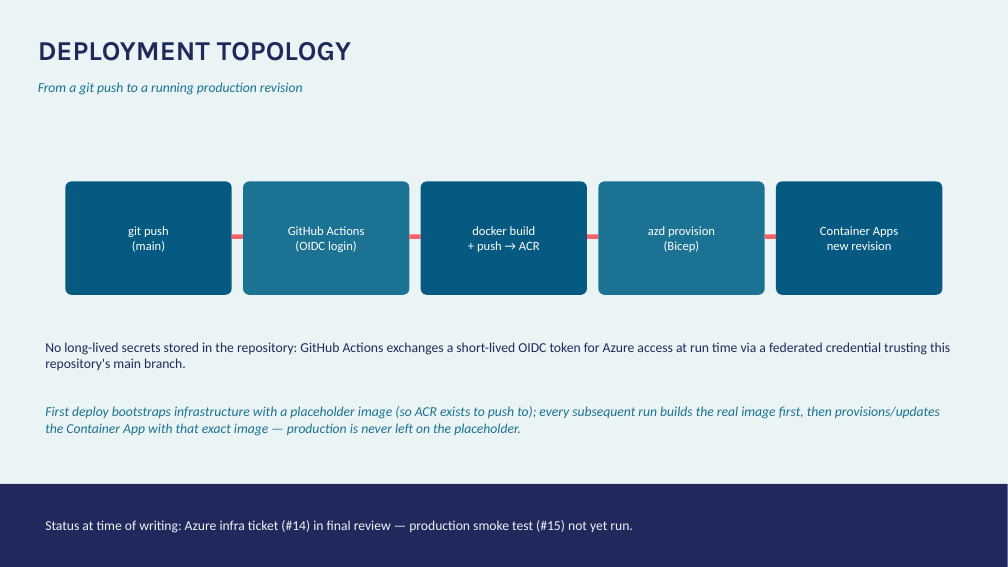
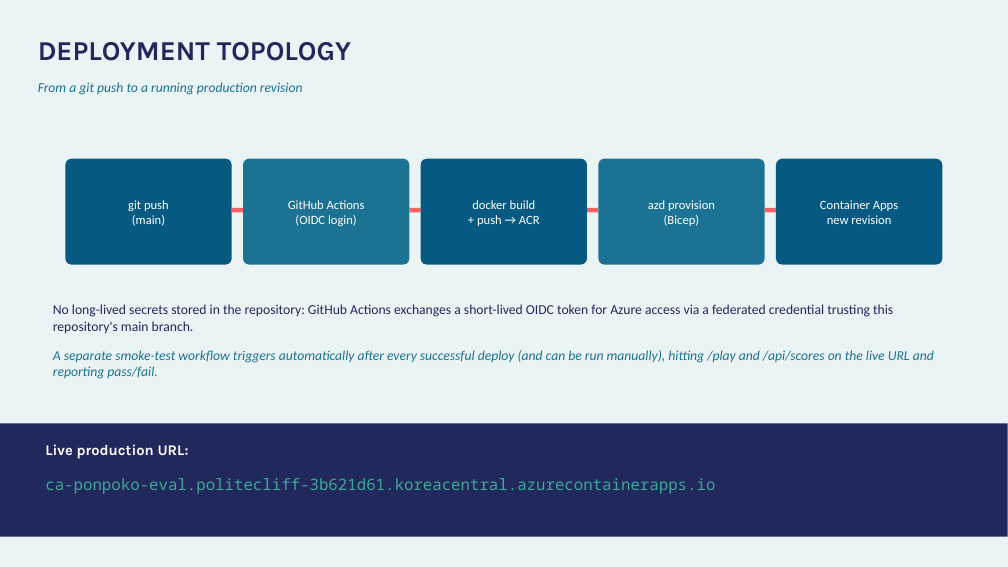
Before and after one commit to bedro96/raccoon, a slide deck: slide 9 of Ponpoko-Technical-Architecture.pptx. Drawn at 1008x567 pixels with LibreOffice and Linux fonts; fonts in the diff are those of the drawing. Boxes give left, top, right and bottom in pixels: in the first picture for what was removed or moved away, otherwise in the second. Text is boxed around its words. In the diff, an @@ line names an element or a change of style, - is before the commit and + after.

```diff
--- a/Ponpoko-Technical-Architecture.pptx
+++ b/Ponpoko-Technical-Architecture.pptx
@@ rounded rectangle: place and size @@
-rounded rectangle at (65,181,231,295)
+rounded rectangle at (65,159,231,265)
@@ text "git push": place and size @@
-text "git push" at (128,226,169,252)
+text "git push" at (128,200,169,226)
@@ rounded rectangle: place and size @@
-rounded rectangle at (243,181,409,295)
+rounded rectangle at (243,159,409,265)
@@ text "GitHub Actions": place and size @@
-text "GitHub Actions" at (288,226,365,252)
+text "GitHub Actions" at (288,200,365,226)
@@ rounded rectangle: place and size @@
-rounded rectangle at (421,181,588,295)
+rounded rectangle at (421,159,588,265)
@@ text "docker build": place and size @@
-text "docker build" at (472,226,540,252)
+text "docker build" at (472,200,540,226)
@@ rounded rectangle: place and size @@
-rounded rectangle at (599,181,765,295)
+rounded rectangle at (599,159,765,265)
@@ text "azd provision": place and size @@
-text "azd provision" at (648,226,715,252)
+text "azd provision" at (648,200,715,226)
@@ proportions changed in 5 elements at (65,159,231,265), (243,159,409,265), (421,159,588,265), (599,159,765,265), (777,159,943,265) @@
@@ rounded rectangle: place and size @@
-rounded rectangle at (777,181,943,295)
+rounded rectangle at (777,159,943,265)
@@ text "Container Apps": place and size @@
-text "Container Apps" at (820,226,898,250)
+text "Container Apps" at (820,200,898,224)
@@ 4 rectangles: place and size @@
-4 rectangles at (231,234,777,239)
+4 rectangles at (231,208,777,212)
@@ text at (53,304,893,334): text changed @@
-No long-lived secrets stored in the repository: GitHub Actions exchanges a short-lived OIDC token for Azure access at run time via a federated credential trusting this repository's main branch.
+No long-lived secrets stored in the repository: GitHub Actions exchanges a short-lived OIDC token for Azure access via a federated credential trusting this repository's main branch.
@@ text at (53,350,934,379): text changed @@
-First deploy bootstraps infrastructure with a placeholder image (so ACR exists to push to); every subsequent run builds the real image first, then provisions/updates the Container App with that exact image — production is never left on the placeholder.
+A separate smoke-test workflow triggers automatically after every successful deploy (and can be run manually), hitting /play and /api/scores on the live URL and reporting pass/fail.
@@ rectangle: place and size @@
-rectangle at (0,484,1008,567)
+rectangle at (0,423,1008,537)
@@ text at (45,444,189,459): text changed; size 13 to 14 pt; font Calibri to Karla; text colour #EAF4F4 to #FFFFFF; bold on @@
-Status at time of writing: Azure infra ticket (#14) in final review — production smoke test (#15) not yet run.
+Live production URL:
@@ text added at (45,478,715,494), 15 pt, text #3FA796 @@
+ca-ponpoko-eval.politecliff-3b621d61.koreacentral.azurecontainerapps.io
```
Also in this commit, not shown: 9 other slides changed.
